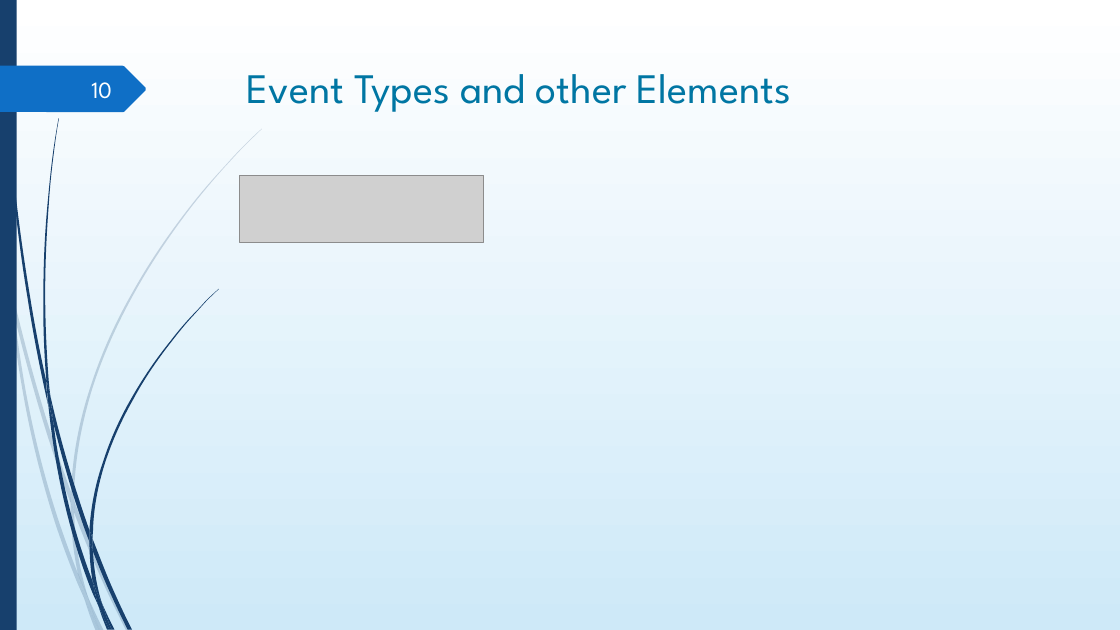
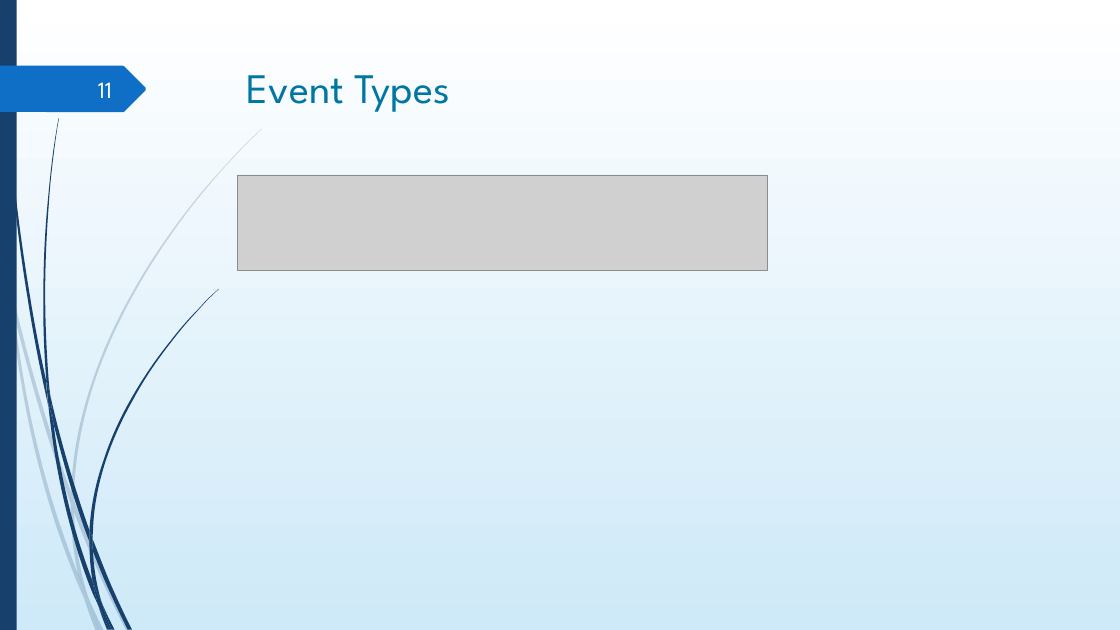
Before and after one commit to DigiBP/digibp-monterosa, a slide deck: slide 11 of Submission Documents/DBP_presentation.pptx (slide 10 before the commit). Drawn at 1120x630 pixels with LibreOffice and Linux fonts; fonts in the diff are those of the drawing; grey boxes stand for pictures; background and template pictures are left out. Boxes give left, top, right and bottom in pixels: in the first picture for what was removed or moved away, otherwise in the second. Text is boxed around its words. In the diff, an @@ line names an element or a change of style, - is before the commit and + after.

```diff
--- a/Submission Documents/DBP_presentation.pptx
+++ b/Submission Documents/DBP_presentation.pptx
@@ page number at [98,82,112,98]: text changed @@
-10
+11
@@ title at [247,75,450,112]: text changed @@
-Event Types and other Elements
+Event Types
@@ picture added at [238,175,767,271] @@
@@ picture removed at [240,175,485,242] @@
```
Also in this commit, not shown: 6 other slides changed, 3 slides added, 3 slides removed, 4 other files.
